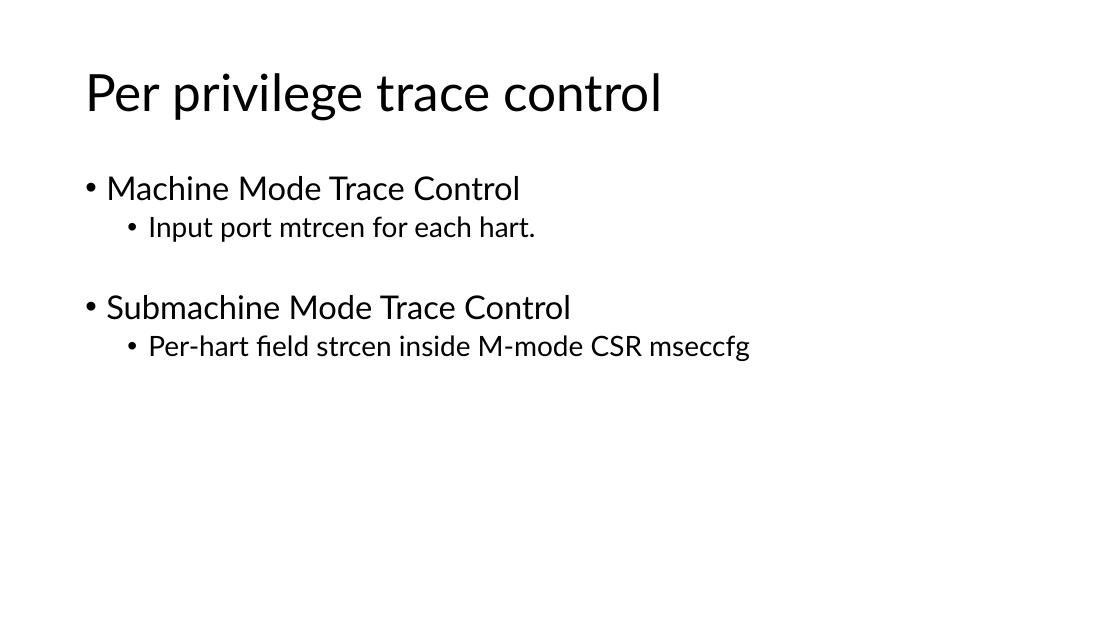
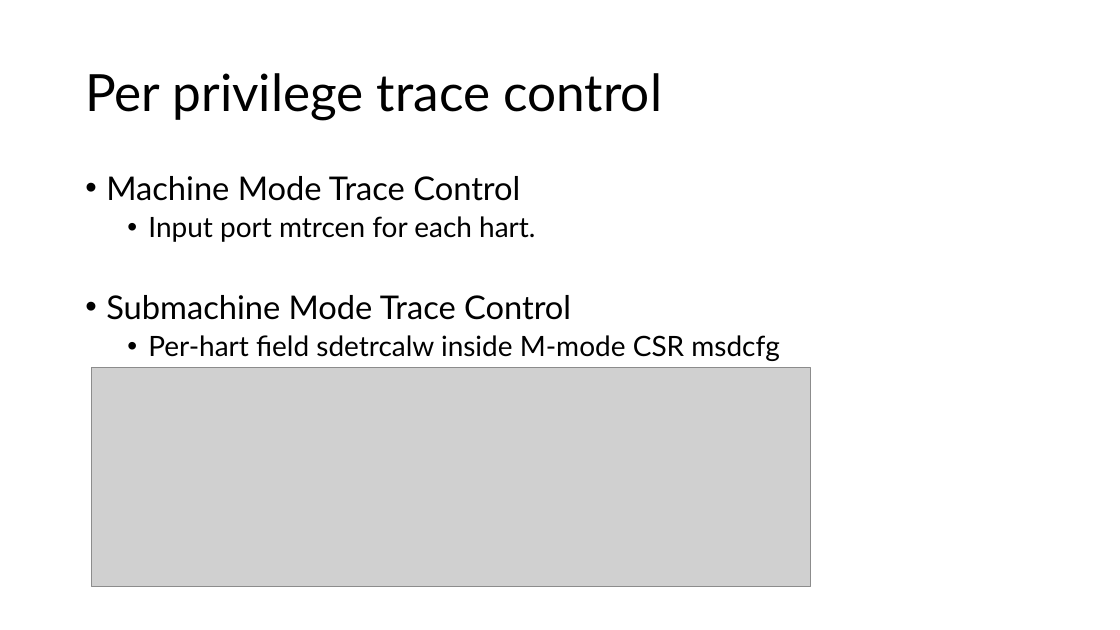
Before and after one commit to riscv-admin/external-debug-security, a slide deck: slide 11 of meetings/External debug security specification review.pptx (slide 6 before the commit). Drawn at 1120x630 pixels with LibreOffice and Linux fonts; fonts in the diff are those of the drawing; grey boxes stand for pictures. Boxes give left, top, right and bottom in pixels: in the first picture for what was removed or moved away, otherwise in the second. Text is boxed around its words. In the diff, an @@ line names an element or a change of style, - is before the commit and + after.

```diff
--- a/meetings/External debug security specification review.pptx
+++ b/meetings/External debug security specification review.pptx
@@ text at box(148, 335, 779, 361): text changed @@
-  • Per-hart field strcen inside M-mode CSR mseccfg
+  • Per-hart field sdetrcalw inside M-mode CSR msdcfg
@@ picture added at box(92, 368, 811, 587) @@
```
Also in this commit, not shown: 5 other slides changed, 6 slides added, 2 slides removed.
